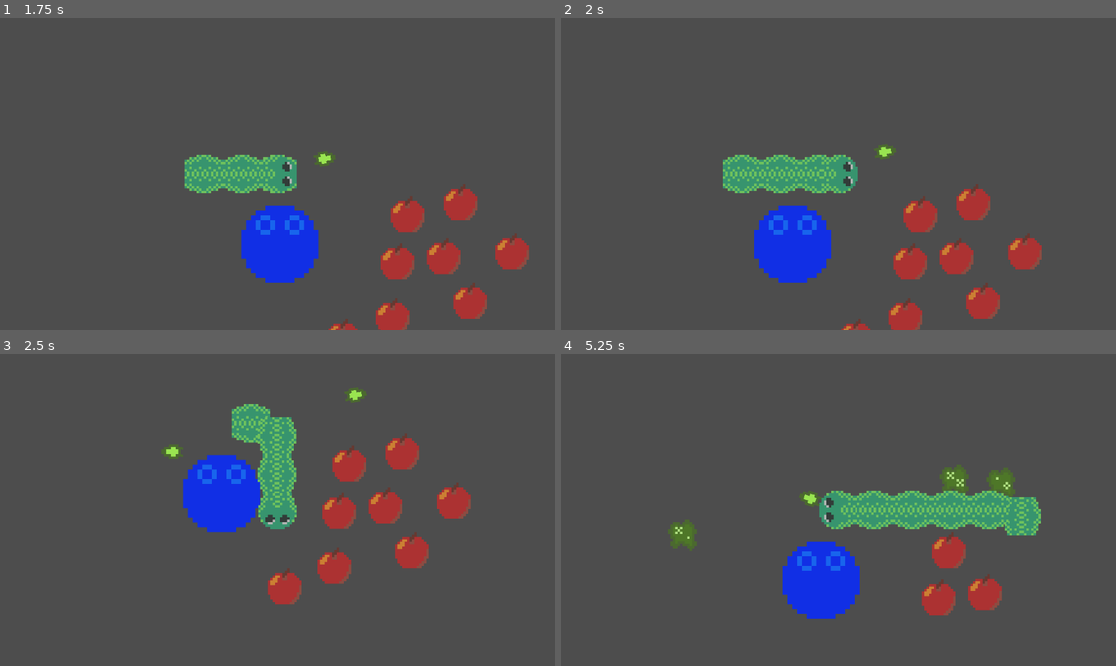
Above: before the commit, frames 1-4 (two rows, left to right).
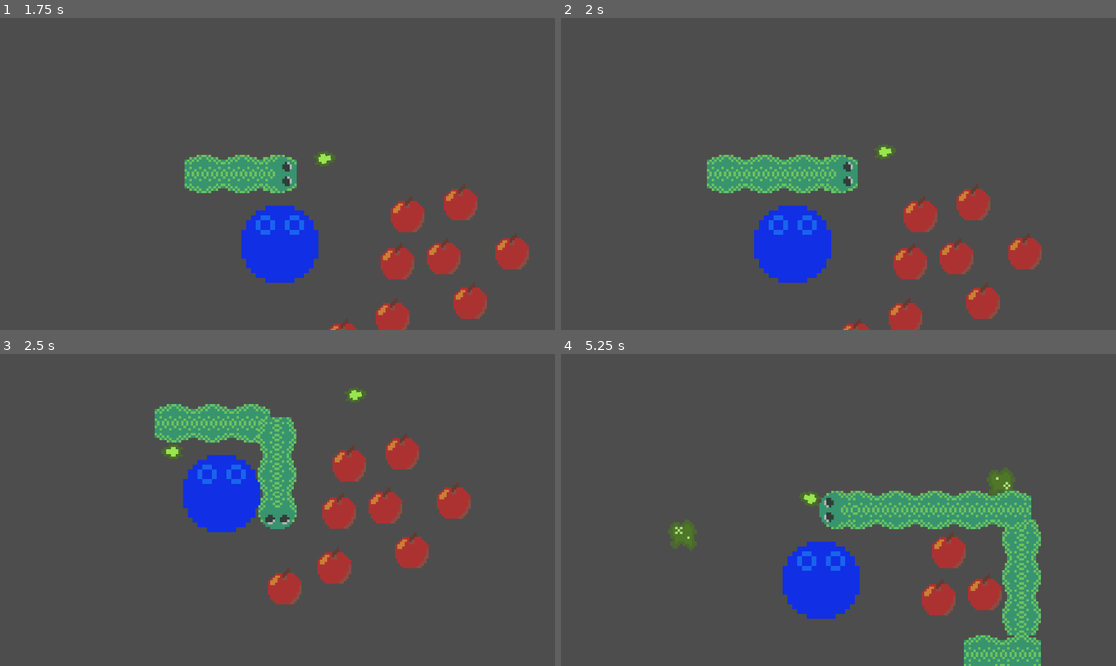
Above: after the commit, the same moments.

Repository: EdWinMaster0/ProjectSnake
Game: Godot game, scene res://scenes/Menu.tscn
Two runs of this game, one before a commit and one after it. Both use one fixed random seed, a clock stepped at 60 frames per second and the inputs below.
Inputs (mouse positions are in pixels of both pictures, inside the frame that each line leads up to):
- Up to frame 1 (1.75 s): click "Start" at 0.5 s; tap Enter at 1.25 s; move the mouse to (399, 158) at 1.27 s; hold D (Right) from 1.28 s (still down); tap Space (Action) at 1.35 s
- Up to frame 2 (2 s): keep holding D (Right)
- Up to frame 3 (2.5 s): move the mouse to (166, 525) at 2.02 s; release D (Right) at 2.03 s; hold S (Down) from 2.03 s (still down); tap Space (Action) at 2.1 s
- Up to frame 4 (5.25 s): move the mouse to (894, 441) at 2.77 s; release S (Down) at 2.78 s; hold D (Right) 2.78-3.53 s; tap Space (Action) every 0.75 s from 2.85 to 5.1 s; move the mouse to (810, 572) at 3.52 s; hold Up (Up) 3.53-4.28 s; move the mouse to (1005, 556) at 4.27 s; hold A (Left) from 4.28 s (still down); move the mouse to (672, 463) at 5.02 s

Frame 1 is identical in both runs. In frame 2, 1.5% of the frame differs, in the area x 26-54%, y 43-57%; in frame 3, 1.5%; in frame 4, 5.8%, in the area x 52-87%, y 35-100%.

Commit message:
Add files via upload
ok

Diff:
--- a/snake-survivors/player_movement.gd
+++ b/snake-survivors/player_movement.gd
@@ -40,6 +40,7 @@
 		var proj = projectile_scene.instantiate()
 		call_deferred("add_sibling", proj)
 		proj.position = position + dir_history[dir_history.size() - 1] * 30
+		GlobalVariables.level +=1
 
 	if position != position_history.back():
 		position_history.append(position)
--- a/snake-survivors/projectile.gd
+++ b/snake-survivors/projectile.gd
@@ -9,6 +9,9 @@
 
 # Puddle scene to be loaded (ensure you've preloaded the scene)
 var puddle_scene = preload("res://scenes/Puddle.tscn")
+
+# Array to keep track of puddles
+static var puddles = []
 
 func _ready() -> void:
 	# Point the projectile towards the mouse
@@ -27,10 +30,20 @@
 
 	# Optionally, destroy the projectile when it's almost stopped
 	if velocity.length() < 1:
-		# Create the puddle node after the animation ends (when projectile stops moving)
-		var puddle = puddle_scene.instantiate()
-		get_parent().add_child(puddle)  # Add the puddle to the same parent as the projectile
-		puddle.position = position  # Set the puddle at the current position of the projectile
+		create_puddle()
+		queue_free()
 
-		# Optionally, destroy the projectile after puddle is created
-		queue_free()
+func create_puddle() -> void:
+	# Create the puddle node
+	var puddle = puddle_scene.instantiate()
+	get_parent().add_child(puddle)  # Add the puddle to the same parent as the projectile
+	puddle.position = position  # Set the puddle at the current position of the projectile
+
+	# Add the new puddle to the list
+	puddles.append(puddle)
+
+	# If there are more than 3 puddles, remove the oldest one
+	if puddles.size() > 3:
+		var oldest_puddle = puddles.pop_front()  # Remove the first puddle from the list
+		if oldest_puddle:  # Ensure it's valid before freeing
+			oldest_puddle.queue_free()
--- a/snake-survivors/scenes/Puddle.tscn
+++ b/snake-survivors/scenes/Puddle.tscn
@@ -56,7 +56,7 @@
 scale = Vector2(5, 5)
 sprite_frames = SubResource("SpriteFrames_6n0qn")
 autoplay = "default"
-frame_progress = 0.548853
+frame_progress = 0.482518
 
 [node name="CollisionShape2D" type="CollisionShape2D" parent="."]
 shape = SubResource("CircleShape2D_t4j0o")
